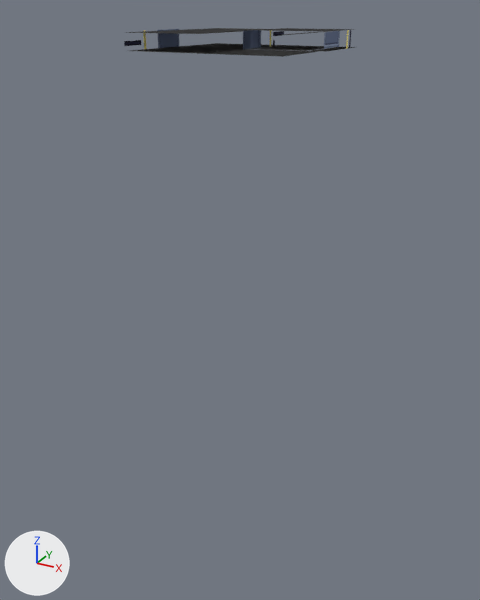
Renders of the glTF model MapObjects/Trapdoor/Trapdoor.glb from each side of a commit.
One viewpoint serves both versions: a camera (50 mm lens) standing at (3.92, -7.3, -0.74) and looking at (-0.07, -0.04, -4.37). Lighting does not change. The marker at lower left points along +X, +Y and +Z. The older version comes first. Where no turn or scale is listed for an object, it has been applied to the vertices. Vertices at exactly the same position are counted once.

Names of what the first picture shows: 'Left', 'Plane', 'Right'.
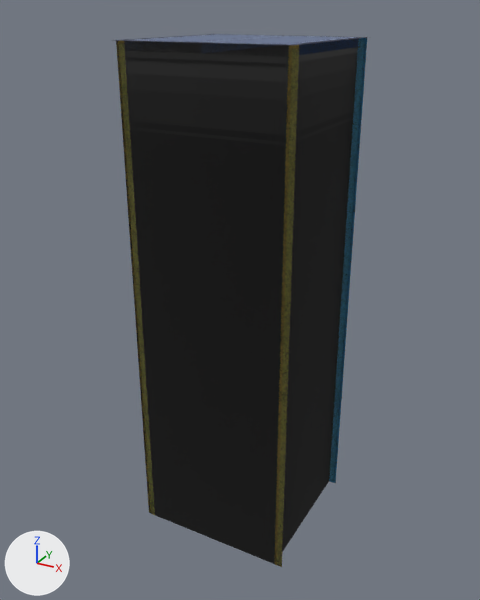
The newer file is also rescaled (x0.9), turned or shifted as a whole; pictures and numbers use the older file's frame.

What the commit changed:
me_mesh_0 is used by ob_left; location (0.0, 0.0, 0.02).
me_mesh_0 had 8 vertices, 12 faces and spanned x -1.0..0.0, y -1.0..1.0, z -1.2..-1.0.
me_mesh_0 now has 8 vertices, 12 faces and spans x -1.0..0.0, y -1.0..1.0, z -1.2..-1.09.
me_mesh_0 part 1: the whole mesh is scaled about its middle by (1, 1, 0.556), then moved by (0.0, 0.0, -0.04).
me_mesh_0 part 2: texture (UV) coordinates of 12 of 12 faces, centred in x -1.0..0.0, y -1.0..1.0, z -1.2..-1.0, changed; they spanned u 0.0..0.64, v 0.49..1.0 and now span u 0.5..0.71, v 0.75..1.0.
me_mesh_1 is used by ob_right; location (0.0, 0.0, 0.02).
me_mesh_1 had 8 vertices, 12 faces and spanned x 0.0..1.0, y -1.0..1.0, z -1.2..-1.0.
me_mesh_1 now has 8 vertices, 12 faces and spans x 0.0..1.0, y -1.0..1.0, z -1.2..-1.09.
me_mesh_1 part 3: texture (UV) coordinates of 12 of 12 faces, centred in x 0.0..1.0, y -1.0..1.0, z -1.2..-1.0, changed; they spanned u 0.13..0.64, v 0.49..0.94 and now span u 0.48..0.71, v 0.39..0.84.
Edits to the shape of me_mesh_1 do not show in these pictures.
Mesh me_mesh_2_1 is new.
It has 24 vertices, 48 faces and spans x -1.11..1.11, y -1.11..1.11, z -7.78..-1.11.
It uses material mat_material_0.
Object 'Plane' (ob_plane) is deleted.
Object 'Pit' (ob_pit) is new; it shows me_mesh_2_1.
Its location is (0.0, 0.0, 0.04).

What differs and where, as boxes [x1, y1, x2, y2] in the pictures (480 x 600 px; the box of a moved part takes in the faces that stretch with it):
'Pit', added
    after: [112, 34, 368, 567]
'Left', surface changed, rescaled (23% shorter)
    before: [124, 29, 284, 54]
    after: [125, 34, 284, 53]
'Plane', deleted
    before: [124, 28, 263, 34]
part 1 of me_mesh_0, moved or reshaped
    before: [124, 29, 284, 49]
    after: [125, 34, 284, 53]
part 2 of me_mesh_0, surface changed
    both: [129, 35, 280, 53]
part 3 of me_mesh_1, surface changed
    before: [203, 28, 355, 57]
    after: [201, 36, 358, 55]
